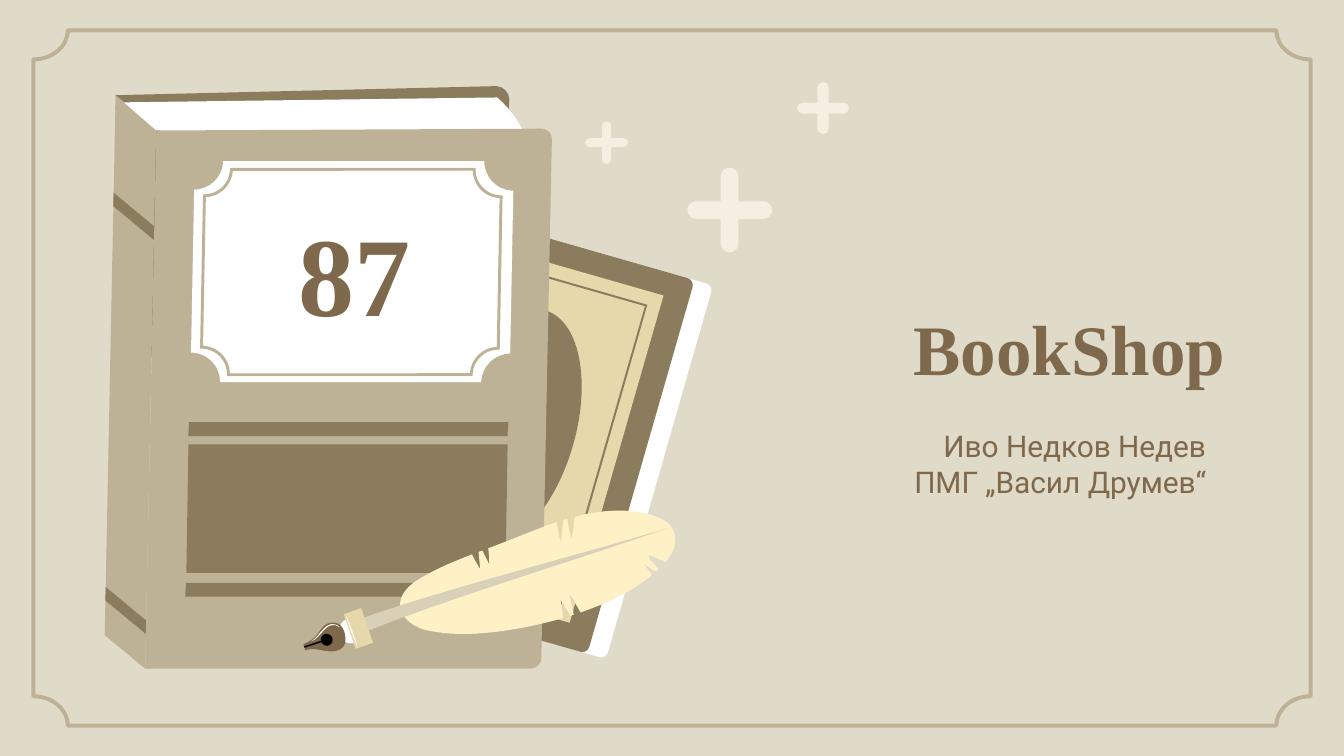
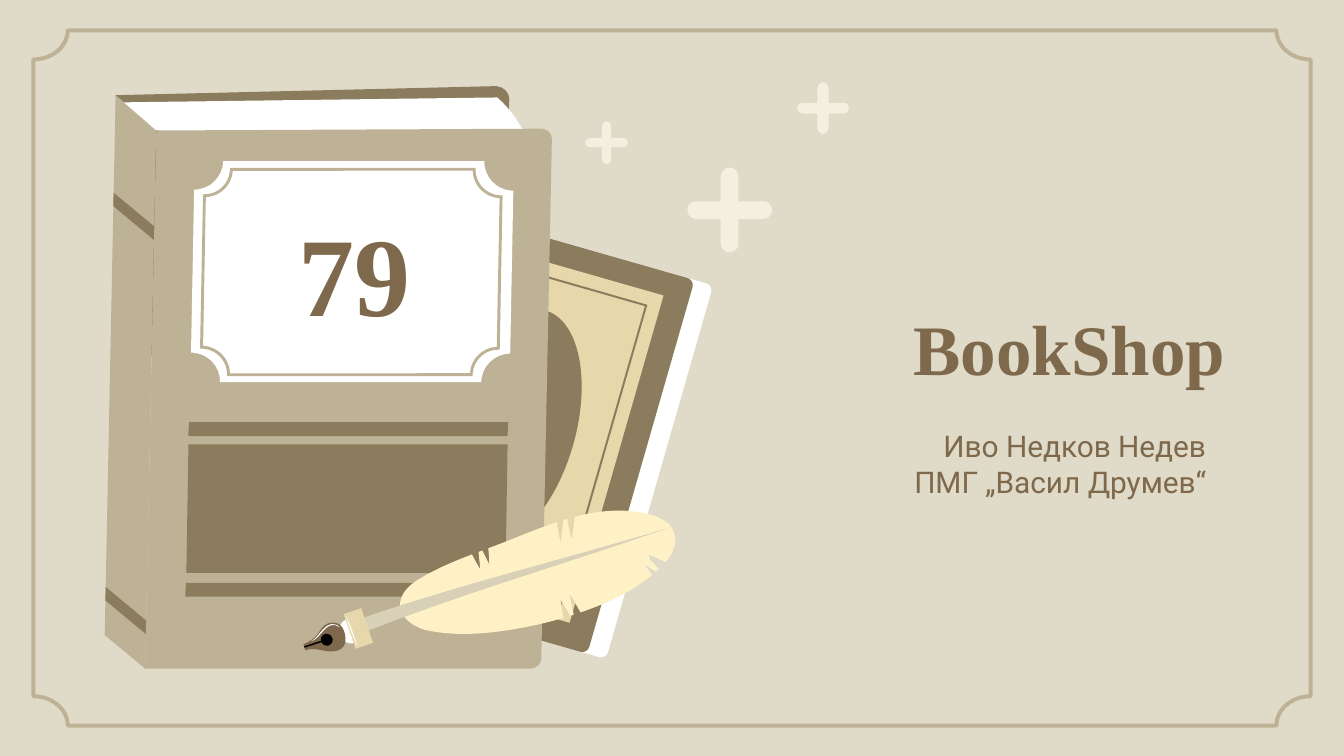
Before and after one commit to Legodatski/BookShop, a slide deck: slide 1 of BookShopSlides.pptx. Drawn at 1344x756 pixels with LibreOffice and Linux fonts; fonts in the diff are those of the drawing; background and template pictures are left out. Boxes give left, top, right and bottom in pixels: in the first picture for what was removed or moved away, otherwise in the second. Text is boxed around its words. In the diff, an @@ line names an element or a change of style, - is before the commit and + after.

```diff
--- a/BookShopSlides.pptx
+++ b/BookShopSlides.pptx
@@ title at [298,242,410,317]: text changed @@
-87
+79
```
Also in this commit, not shown: 4 other slides changed, 9 other files.
